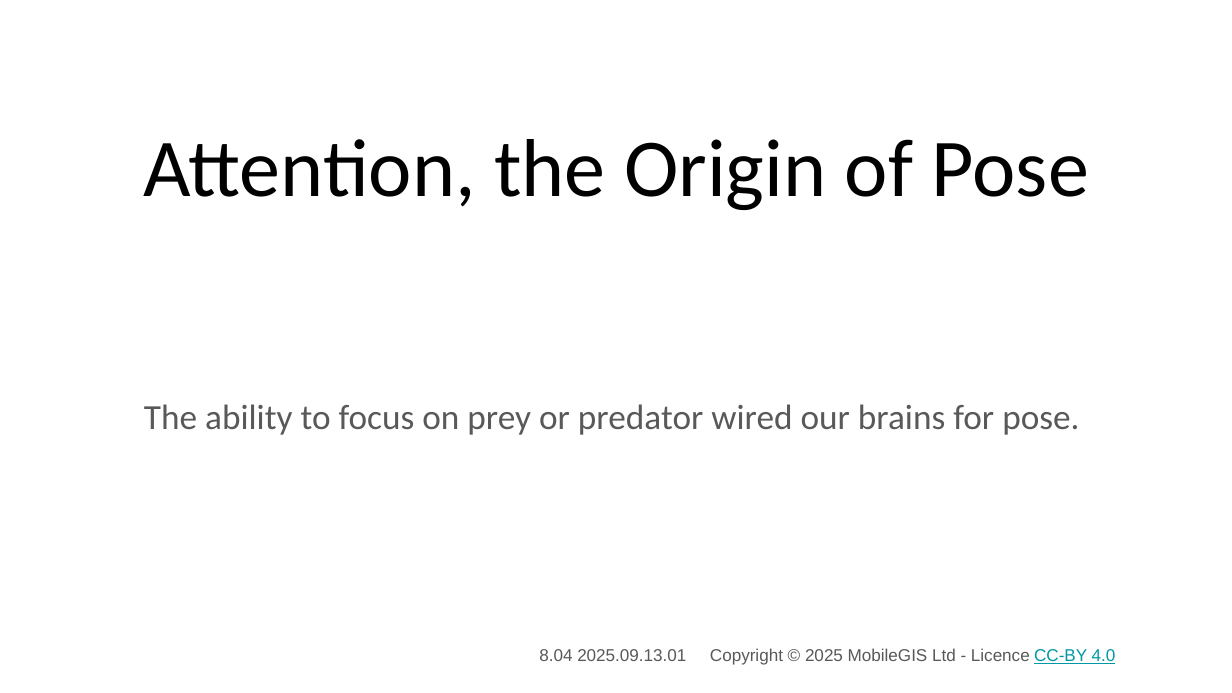
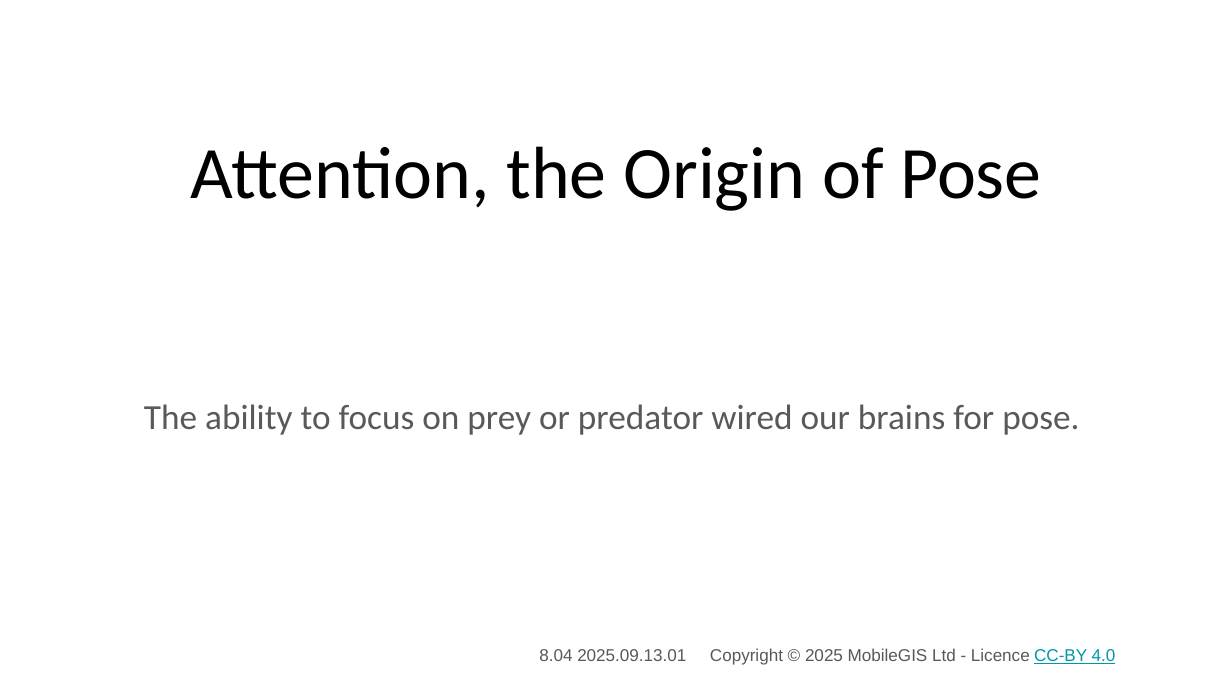
Before and after one commit to 3DXScape/PoseBits, a slide deck: slide 1 of Slides/Origins/Attention, the Origin of Pose_01.pptx. Drawn at 1232x693 pixels with LibreOffice and Linux fonts; fonts in the diff are those of the drawing; background and template pictures are left out. Boxes give left, top, right and bottom in pixels: in the first picture for what was removed or moved away, otherwise in the second. Text is boxed around its words. In the diff, an @@ line names an element or a change of style, - is before the commit and + after.

```diff
--- a/Slides/Origins/Attention, the Origin of Pose_01.pptx
+++ b/Slides/Origins/Attention, the Origin of Pose_01.pptx
@@ title "Attention, the Origin of Pose" at <box>191,146,1041,211</box>: size 48 to 43.2 pt @@
```
Also in this commit, not shown: 13 other slides changed, 6 slides added, 2 other files.
